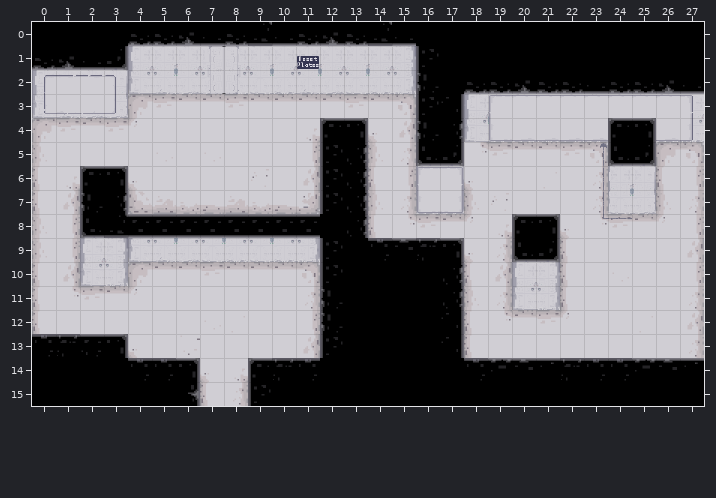
Two versions of a level (Tiled map, core/assets/level5_map.tmx). Above is the file before it was changed.
Cells are 32x32 px. Shown: x 0..27, y 0..15.
New version:
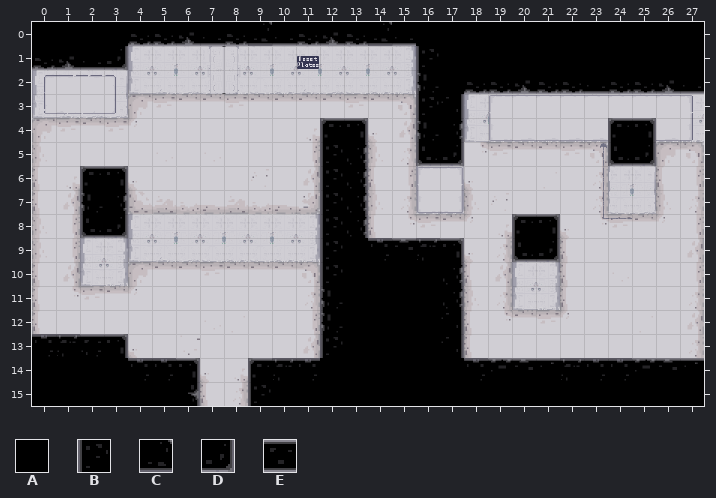
Key: from "finalTileset": A 0, B 5, C 7, D 12, E 59.
_ is an empty cell.
The author wrote: level 5 und score
Changes in this commit:
Layer "Wand":
y 8: x 3..12 CEEEEEEEEA -> D________B
